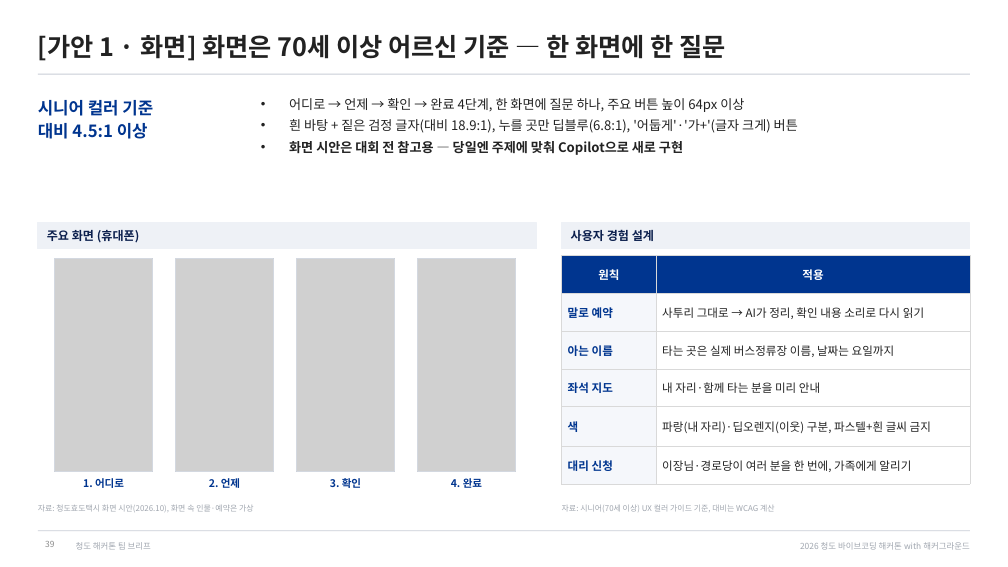
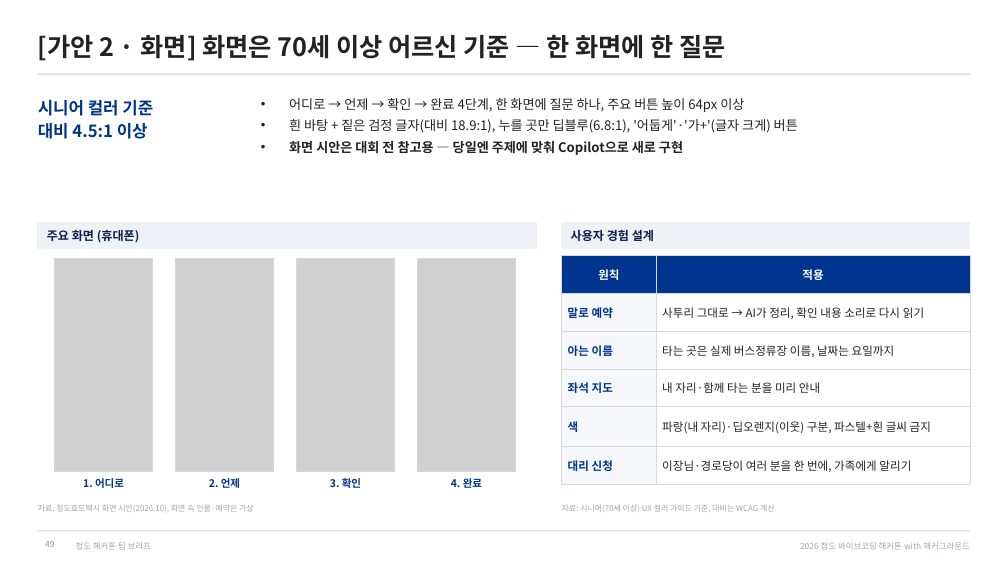
Before and after one commit to fordgril307-wq/Cheongdo_Hackathon, a slide deck: slide 49 of docs/team-brief/청도해커톤_팀브리프.pptx (slide 39 before the commit). Drawn at 1008x567 pixels with LibreOffice and Linux fonts; fonts in the diff are those of the drawing; grey boxes stand for pictures. Boxes give left, top, right and bottom in pixels: in the first picture for what was removed or moved away, otherwise in the second. Text is boxed around its words. In the diff, an @@ line names an element or a change of style, - is before the commit and + after.

```diff
--- a/docs/team-brief/청도해커톤_팀브리프.pptx
+++ b/docs/team-brief/청도해커톤_팀브리프.pptx
@@ title at box(38, 35, 726, 61): text changed @@
-[가안 1 · 화면] 화면은 70세 이상 어르신 기준 — 한 화면에 한 질문
+[가안 2 · 화면] 화면은 70세 이상 어르신 기준 — 한 화면에 한 질문
```
Also in this commit, not shown: 10 other slides changed, 5 slides added, 4 slides removed, 6 other files.
